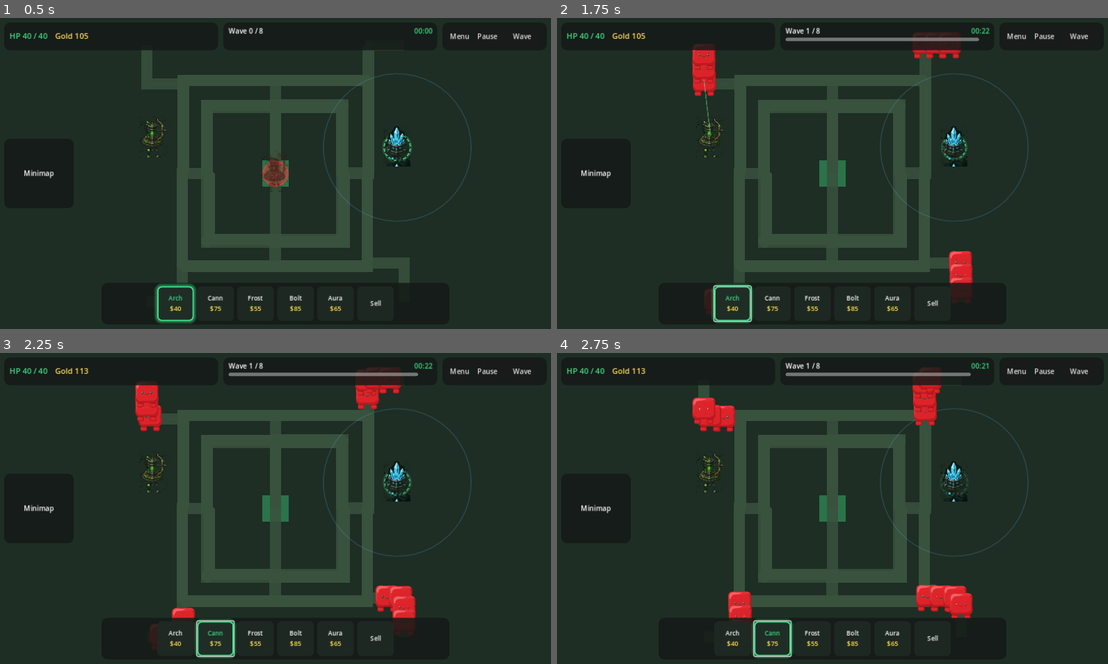
Above: before the commit, frames 1-4 (two rows, left to right).
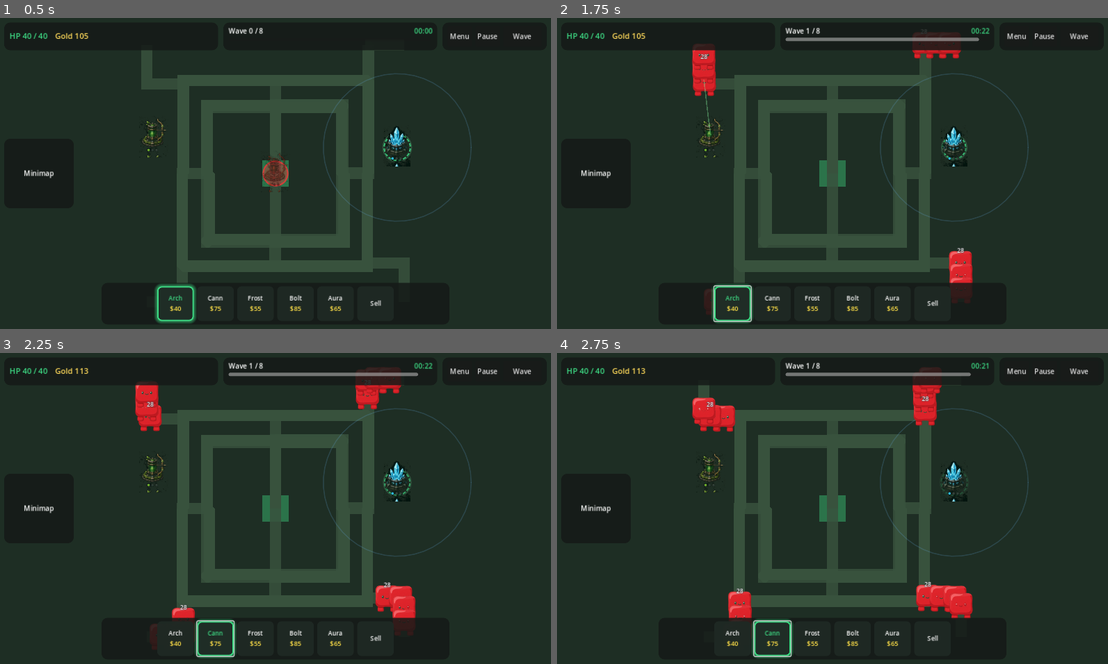
Above: after the commit, the same moments.

Repository: kennethIve/Green-TD
Game: Godot game, scene res://scenes/main.tscn
Two runs of this game, one before a commit and one after it. Both use one fixed random seed, a clock stepped at 60 frames per second and the inputs below.
Inputs (mouse positions are in pixels of both pictures, inside the frame that each line leads up to):
- Up to frame 1 (0.5 s): no input
- Up to frame 2 (1.75 s): click "Wave" at 0.5 s; click (733, 304) at 1.25 s
- Up to frame 3 (2.25 s): click (214, 639) at 2 s
- Up to frame 4 (2.75 s): no input

Frame 1 is identical in both runs. In frame 2, less than 0.1% of the frame differs, in the area x 26-74%, y 11-76%; in frame 3, less than 0.1%; in frame 4, less than 0.1%, in the area x 27-69%, y 13-78%.

Commit message:
Fix late-wave readability: density table + HP labels
Per-wave creeps/interval keeps W1–4 punchy while thinning W5–8.
HP labels use white+outline, occlusion, boss bar, and ground shadow.

Diff:
--- a/scenes/creep/creep.tscn
+++ b/scenes/creep/creep.tscn
@@ -9,6 +9,11 @@
 collision_layer = 2
 collision_mask = 0
 script = ExtResource("1_creep")
+
+[node name="GroundShadow" type="Polygon2D" parent="."]
+z_index = -1
+color = Color(0, 0, 0, 0.35)
+polygon = PackedVector2Array(-12, 10, -8, 14, 0, 16, 8, 14, 12, 10, 8, 8, 0, 7, -8, 8)
 
 [node name="Body" type="ColorRect" parent="."]
 visible = false
@@ -24,11 +29,34 @@
 [node name="CollisionShape2D" type="CollisionShape2D" parent="."]
 shape = SubResource("RectangleShape2D_1")
 
+[node name="BossHpBar" type="Node2D" parent="."]
+visible = false
+z_index = 7
+position = Vector2(0, -28)
+
+[node name="Bg" type="ColorRect" parent="BossHpBar"]
+offset_left = -18.0
+offset_top = -3.0
+offset_right = 18.0
+offset_bottom = 3.0
+color = Color(0.08, 0.08, 0.1, 0.85)
+
+[node name="Fg" type="ColorRect" parent="BossHpBar"]
+offset_left = -18.0
+offset_top = -3.0
+offset_right = 18.0
+offset_bottom = 3.0
+color = Color(0.85, 0.22, 0.28, 1)
+
 [node name="HpLabel" type="Label" parent="."]
-offset_left = -20.0
-offset_top = -34.0
-offset_right = 20.0
-offset_bottom = -16.0
-theme_override_font_sizes/font_size = 12
+z_index = 8
+offset_left = -22.0
+offset_top = -42.0
+offset_right = 22.0
+offset_bottom = -24.0
+theme_override_colors/font_color = Color(1, 1, 1, 1)
+theme_override_colors/font_outline_color = Color(0.05, 0.05, 0.08, 0.92)
+theme_override_constants/outline_size = 2
+theme_override_font_sizes/font_size = 14
 text = "30"
 horizontal_alignment = 1
--- a/scripts/creep/creep.gd
+++ b/scripts/creep/creep.gd
@@ -8,6 +8,11 @@
 @export var max_hp: int = 30
 @export var reward: int = 12
 @export var creep_type: int = 0
+
+## Distance under which nearby creeps occlude each other's HP labels.
+const HP_OCCLUDE_DIST := 34.0
+const HP_LABEL_OFFSET_Y := -42.0
+const BOSS_TYPE := 5
 
 var hp: int = 30
 var _points: PackedVector2Array = []
@@ -15,17 +20,24 @@
 var _resolved: bool = false
 var _slow_mult: float = 1.0
 var _slow_timer: float = 0.0
+var _hp_visible_target: float = 1.0
 
 @onready var _hp_label: Label = $HpLabel
 @onready var _body: ColorRect = get_node_or_null("Body")
+@onready var _boss_bar_bg: ColorRect = get_node_or_null("BossHpBar/Bg")
+@onready var _boss_bar_fg: ColorRect = get_node_or_null("BossHpBar/Fg")
+@onready var _boss_bar: Node2D = get_node_or_null("BossHpBar")
 var _sprite: Sprite2D
 
 func _ready() -> void:
 	add_to_group("creeps")
 	_ensure_sprite()
+	_style_hp_label()
 	_apply_creep_art()
+	_configure_boss_ui()
 	if _body:
 		_body.visible = false
+	_update_hp()
 
 func setup(points: PackedVector2Array, type_id: int = -1) -> void:
 	_points = points
@@ -33,16 +45,40 @@
 	_resolved = false
 	_slow_mult = 1.0
 	_slow_timer = 0.0
+	_hp_visible_target = 1.0
 	if type_id >= 0:
 		creep_type = type_id
 	if _points.size() > 0:
 		global_position = _points[0]
 		_idx = 1
 	_ensure_sprite()
+	_style_hp_label()
 	_apply_creep_art()
+	_configure_boss_ui()
 	if _body:
 		_body.visible = false
 	_update_hp()
+
+func _style_hp_label() -> void:
+	if _hp_label == null:
+		return
+	_hp_label.add_theme_color_override("font_color", Color(1, 1, 1, 1))
+	_hp_label.add_theme_color_override("font_outline_color", Color(0.05, 0.05, 0.08, 0.92))
+	_hp_label.add_theme_constant_override("outline_size", 2)
+	_hp_label.add_theme_font_size_override("font_size", 14)
+	# Sit above the sprite head, not on sprite center.
+	_hp_label.position = Vector2(-22.0, HP_LABEL_OFFSET_Y)
+	_hp_label.size = Vector2(44.0, 18.0)
+	_hp_label.horizontal_alignment = HORIZONTAL_ALIGNMENT_CENTER
+	_hp_label.z_index = 8
+
+func _configure_boss_ui() -> void:
+	var is_boss := creep_type == BOSS_TYPE
+	if _boss_bar:
+		_boss_bar.visible = is_boss
+	if is_boss and _hp_label:
+		# Number sits just above the short bar.
+		_hp_label.position = Vector2(-22.0, HP_LABEL_OFFSET_Y - 6.0)
 
 func _ensure_sprite() -> void:
 	if _sprite != null and is_instance_valid(_sprite):
@@ -95,6 +131,7 @@
 		return
 	_resolved = true
 	set_physics_process(false)
+	set_process(false)
 	died.emit(reward)
 	queue_free()
 
@@ -103,6 +140,7 @@
 		return
 	_resolved = true
 	set_physics_process(false)
+	set_process(false)
 	leaked.emit()
 	queue_free()
 
@@ -124,6 +162,56 @@
 	velocity = dir.normalized() * speed * _slow_mult
 	move_and_slide()
 
+func _process(delta: float) -> void:
+	if _resolved:
+		return
+	_update_hp_occlusion(delta)
+
+func _path_progress() -> float:
+	# Higher = further along the lane (frontmost).
+	var tip := 0.0
+	if _idx < _points.size():
+		tip = -global_position.distance_to(_points[_idx])
+	return float(_idx) * 10000.0 + tip
+
+func _wins_hp_label_vs(other: Creep) -> bool:
+	# Prefer highest HP; on tie, prefer frontmost.
+	if hp != other.hp:
+		return hp > other.hp
+	var my_p := _path_progress()
+	var their_p := other._path_progress()
+	if not is_equal_approx(my_p, their_p):
+		return my_p > their_p
+	# Stable tie-break so flicker doesn't thrash.
+	return get_instance_id() < other.get_instance_id()
+
+func _update_hp_occlusion(delta: float) -> void:
+	var show := true
+	for n in get_tree().get_nodes_in_group("creeps"):
+		if n == self or not (n is Creep):
+			continue
+		var other := n as Creep
+		if other._resolved:
+			continue
+		if global_position.distance_to(other.global_position) > HP_OCCLUDE_DIST:
+			continue
+		if not _wins_hp_label_vs(other):
+			show = false
+			break
+	_hp_visible_target = 1.0 if show else 0.0
+	var a: float = 1.0
+	if _hp_label:
+		a = move_toward(_hp_label.modulate.a, _hp_visible_target, delta * 8.0)
+		_hp_label.modulate.a = a
+		_hp_label.visible = a > 0.02
+	if _boss_bar and creep_type == BOSS_TYPE:
+		_boss_bar.modulate.a = a
+		_boss_bar.visible = a > 0.02 and creep_type == BOSS_TYPE
+
 func _update_hp() -> void:
 	if _hp_label:
 		_hp_label.text = str(maxi(hp, 0))
+	if creep_type == BOSS_TYPE and _boss_bar_fg and _boss_bar_bg:
+		var ratio := clampf(float(hp) / float(maxi(max_hp, 1)), 0.0, 1.0)
+		var full_w: float = _boss_bar_bg.size.x
+		_boss_bar_fg.size.x = full_w * ratio
--- a/scripts/wave/wave_spawner.gd
+++ b/scripts/wave/wave_spawner.gd
@@ -9,6 +9,7 @@
 
 @export var creep_scene: PackedScene
 @export var path_paths: Array[NodePath] = []
+## Fallback if a wave is missing from WAVE_DENSITY (kept for editor/compat).
 @export var creeps_per_corner: int = 4
 @export var spawn_interval: float = 0.40
 @export var total_waves: int = 8
@@ -35,6 +36,19 @@
 	5: {"hp": 2.40, "spd": 0.90, "rew": 2.80},  # boss 魔眼
 }
 
+# Late-wave readability: keep W1–4 punchy; thin W5+ and space W6–8.
+# creeps = per corner (×4 paths); interval = seconds between corner ticks.
+const WAVE_DENSITY := {
+	1: {"creeps": 4, "interval": 0.40},
+	2: {"creeps": 4, "interval": 0.40},
+	3: {"creeps": 4, "interval": 0.40},
+	4: {"creeps": 4, "interval": 0.40},
+	5: {"creeps": 3, "interval": 0.42},
+	6: {"creeps": 3, "interval": 0.45},
+	7: {"creeps": 2, "interval": 0.45},
+	8: {"creeps": 2, "interval": 0.45},
+}
+
 var wave_index: int = 0
 var _alive: int = 0
 var _spawning: bool = false
@@ -52,6 +66,11 @@
 func _creep_type_for_wave(w: int) -> int:
 	return int(TYPE_BY_WAVE.get(w, mini(5, maxi(0, w - 1))))
 
+func _density_for_wave(w: int) -> Dictionary:
+	if WAVE_DENSITY.has(w):
+		return WAVE_DENSITY[w]
+	return {"creeps": creeps_per_corner, "interval": spawn_interval}
+
 func _spawn_wave() -> void:
 	_spawning = true
 	var paths: Array = []
@@ -64,13 +83,16 @@
 		return
 	var ctype := _creep_type_for_wave(wave_index)
 	var ts: Dictionary = TYPE_STATS.get(ctype, TYPE_STATS[0])
+	var dens: Dictionary = _density_for_wave(wave_index)
+	var count: int = int(dens.get("creeps", creeps_per_corner))
+	var interval: float = float(dens.get("interval", spawn_interval))
 	var base_hp := 20 + wave_index * hp_per_wave
 	# WC3 GiveJB=8 + LVL/3; solo 8-wave uses +1.5/wave for readable scaling
 	var base_rew := 8 + int((wave_index - 1) * 1.5)
 	# WC3 SpawnWaves1 period=0.40; all corners fire together each tick.
 	# Solo 8-wave: slower early, modest late ramp (avoid teleport-fast W7–8).
 	var base_spd := 72.0 + wave_index * 3.5
-	for i in creeps_per_corner:
+	for i in count:
 		for pts in paths:
 			var creep = creep_scene.instantiate()
 			creep.max_hp = maxi(1, int(round(base_hp * float(ts["hp"]))))
@@ -81,8 +103,8 @@
 			creep.leaked.connect(_on_leaked)
 			creep.died.connect(_on_died)
 			_alive += 1
-		if i + 1 < creeps_per_corner:
-			await get_tree().create_timer(spawn_interval).timeout
+		if i + 1 < count:
+			await get_tree().create_timer(interval).timeout
 	_spawning = false
 	_check_clear()
 
